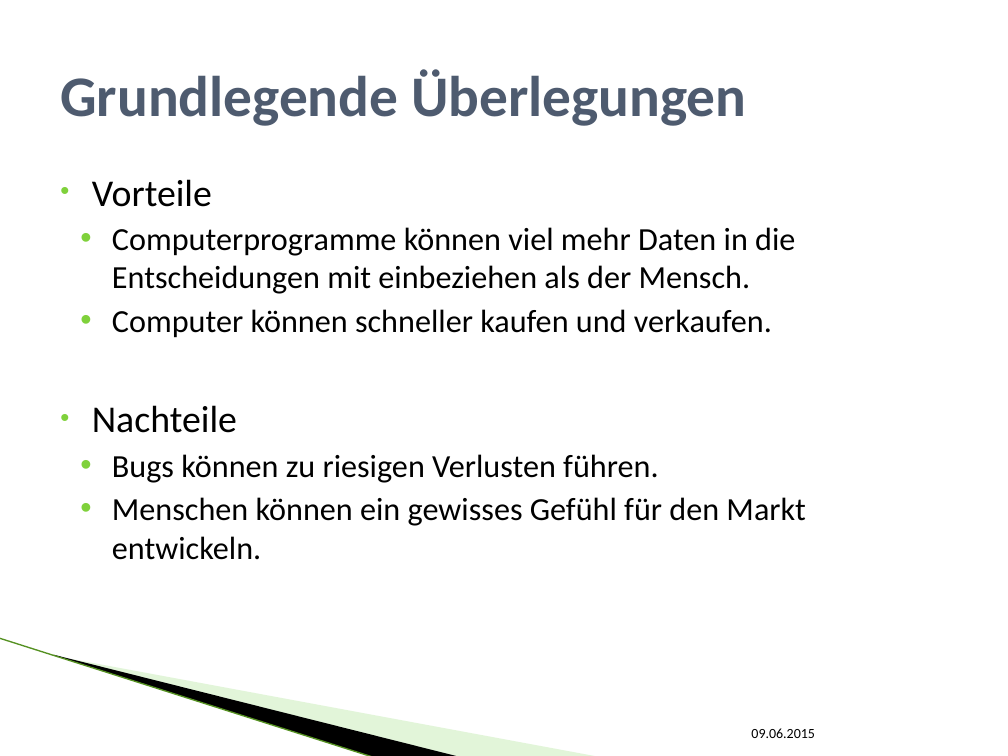
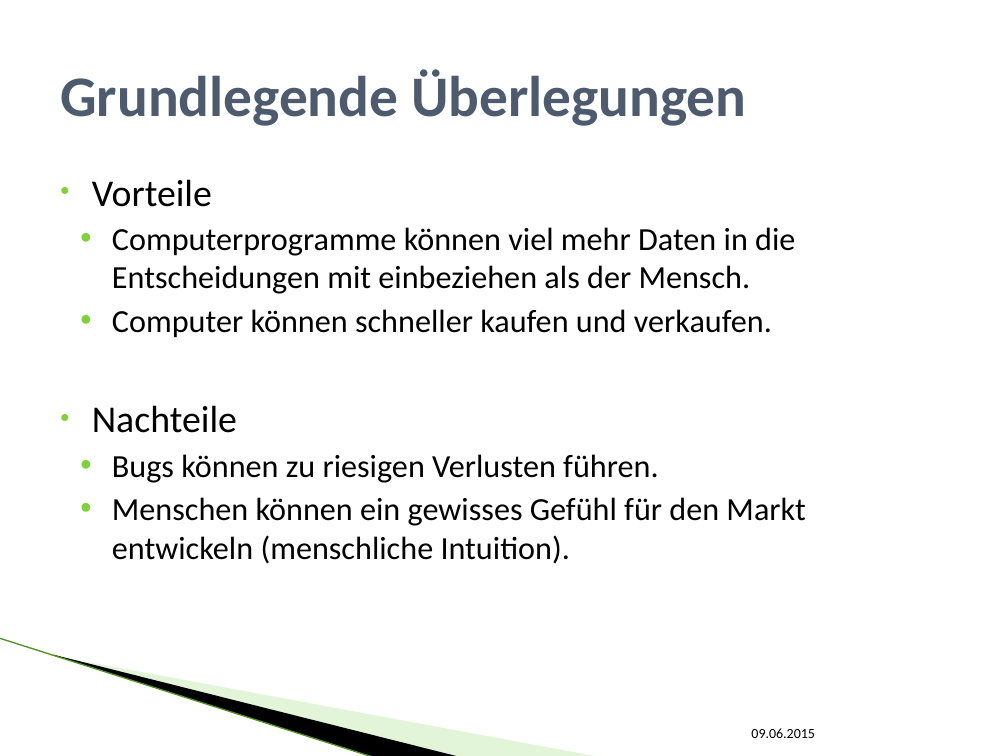
Before and after one commit to SEPSkyware6MM/StockForecast, a slide deck: slide 4 of ALR_Vortrag.pptx. Drawn at 1008x756 pixels with LibreOffice and Linux fonts; fonts in the diff are those of the drawing; background and template pictures are left out. Boxes give left, top, right and bottom in pixels: in the first picture for what was removed or moved away, otherwise in the second. Text is boxed around its words. In the diff, an @@ line names an element or a change of style, - is before the commit and + after.

```diff
--- a/ALR_Vortrag.pptx
+++ b/ALR_Vortrag.pptx
@@ text at [112, 497, 805, 564]: text changed @@
-  • Menschen können ein gewisses Gefühl für den Markt entwickeln.
+  • Menschen können ein gewisses Gefühl für den Markt entwickeln (menschliche Intuition).
```
Also in this commit, not shown: 8 other slides changed.
